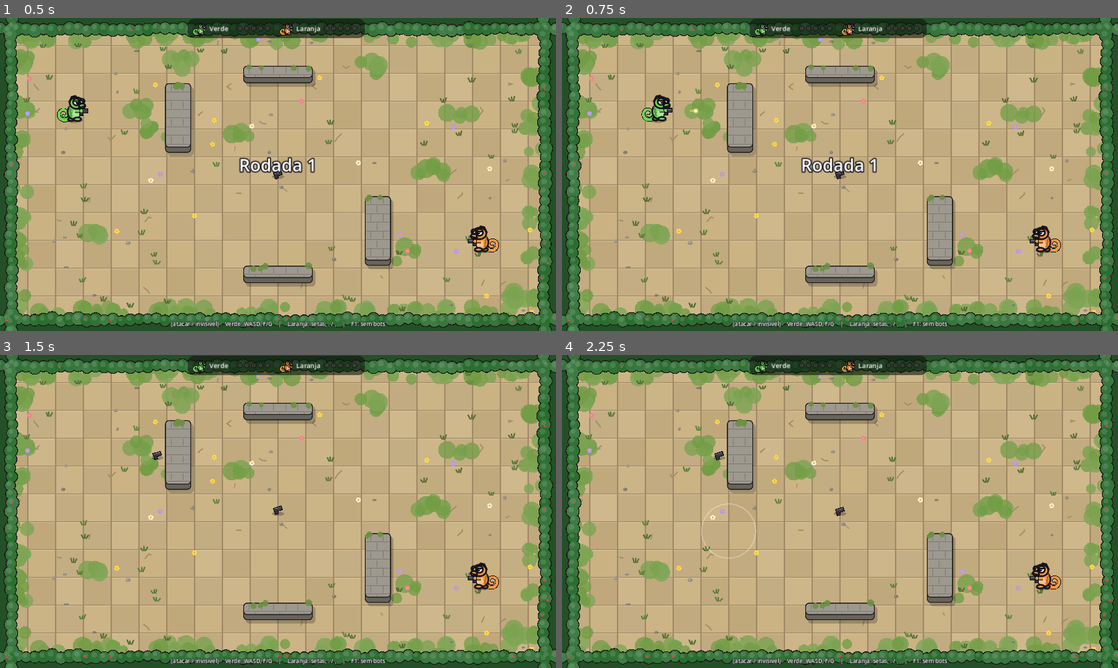
Above: before the commit, frames 1-4 (two rows, left to right).
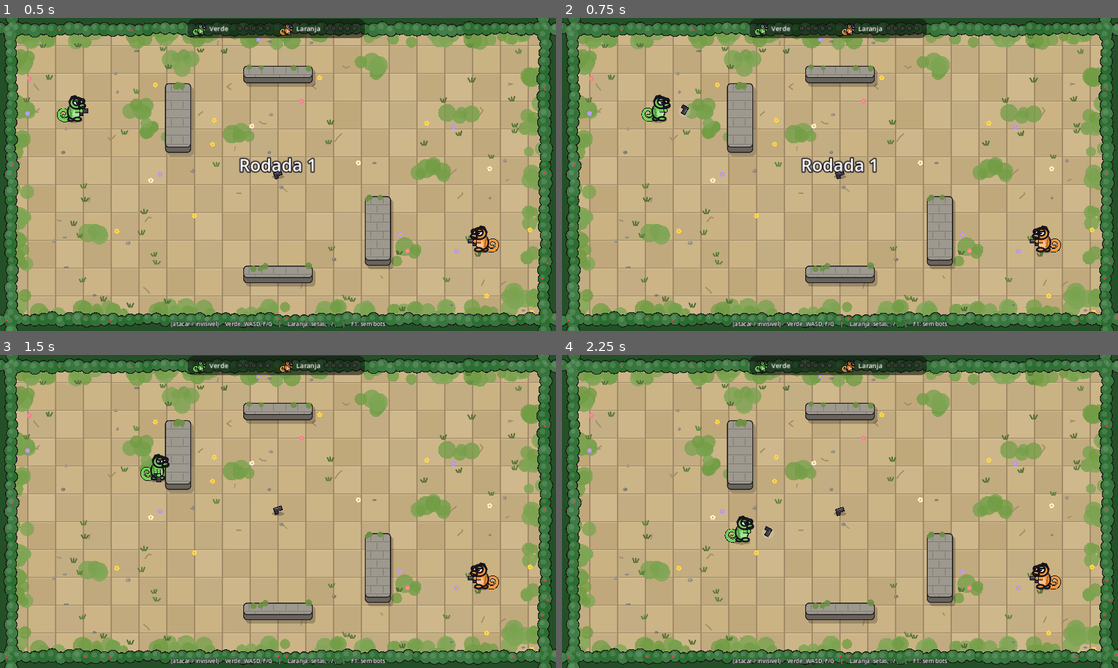
Above: after the commit, the same moments.

Repository: LucasLPiquet/BedLion
Game: Godot game, scene res://scenes/main.tscn
Two runs of this game, one before a commit and one after it. Both use one fixed random seed, a clock stepped at 60 frames per second and the inputs below.
Inputs (mouse positions are in pixels of both pictures, inside the frame that each line leads up to):
- Up to frame 1 (0.5 s): no input
- Up to frame 2 (0.75 s): tap Enter at 0.5 s; move the mouse to (962, 158) at 0.52 s; hold D from 0.53 s (still down); tap F at 0.6 s; click (962, 158) at 0.67 s
- Up to frame 3 (1.5 s): move the mouse to (166, 527) at 1.27 s; release D at 1.28 s; hold S from 1.28 s (still down); tap G at 1.35 s
- Up to frame 4 (2.25 s): move the mouse to (895, 442) at 2.02 s; release S at 2.03 s; hold D from 2.03 s (still down); tap F at 2.1 s

Frame 1 is identical in both runs. In frame 2, less than 0.1% of the frame differs, in the area x 18-25%, y 27-32%; in frame 3, 0.3%; in frame 4, 0.5%, in the area x 25-38%, y 30-66%.

Commit message:
Pistola vira bumerangue, invisibilidade segurando o botão e golpe curto que revela
- Pistola é jogada e volta; no ar você fica desarmado, se bater na parede cai no chão.
- Espingarda com balas mais lentas, mais espera entre tiros e 4 tiros.
- Invisível só depois de segurar o botão 1 s (anel de carga, soltar cancela).
- Sem arma ou invisível, atacar dá um golpe curto na frente que faz aparecer.

Co-Authored-By: Claude Opus 5.5 <noreply@anthropic.com>
Claude-Session: https://claude.ai/code/session_01WVF9NzpxFNFHGxHBDL2mSM

Diff:
--- /dev/null
+++ b/scripts/arma_lancada.gd
@@ -0,0 +1,90 @@
+extends Area2D
+## Arma jogada como bumerangue (armas com modo "arremesso" em armas.gd).
+## Vai girando até o alcance e volta para quem jogou. Mata quem acertar no
+## caminho. Se bater numa parede, ou se o dono não puder pegar de volta
+## (invisível, morto ou já com outra arma), cai no chão para qualquer um pegar.
+
+const ArmaNoChao := preload("res://scripts/arma_no_chao.gd")
+const Armas := preload("res://scripts/armas.gd")
+
+const RAIO := 10.0
+## Distância do dono em que ele pega a arma de volta.
+const DISTANCIA_PEGAR := 26.0
+const GIRO := 18.0 # voltas por segundo, em radianos
+
+var tipo := "pistola"
+var municao := -1
+var dono: Node
+var direcao := Vector2.RIGHT
+var _velocidade := 480.0
+var _alcance := 320.0
+var _percorrido := 0.0
+var _voltando := false
+var _caiu := false
+var _angulo := 0.0
+
+
+func _ready() -> void:
+	collision_layer = 0
+	collision_mask = 1 | 2 # paredes e camaleões
+	var forma := CollisionShape2D.new()
+	var circulo := CircleShape2D.new()
+	circulo.radius = RAIO
+	forma.shape = circulo
+	add_child(forma)
+	body_entered.connect(_ao_atingir)
+	z_index = 1
+	_velocidade = Armas.TIPOS[tipo]["velocidade"]
+	_alcance = Armas.TIPOS[tipo]["alcance"]
+
+
+func _physics_process(delta: float) -> void:
+	if _caiu:
+		return
+	_angulo += GIRO * delta
+	if _voltando:
+		if not _dono_pode_pegar():
+			_cair()
+			return
+		if position.distance_to(dono.position) <= DISTANCIA_PEGAR:
+			dono.receber_arma_de_volta(tipo, municao)
+			queue_free()
+			return
+		direcao = position.direction_to(dono.position)
+	else:
+		_percorrido += _velocidade * delta
+		if _percorrido >= _alcance:
+			_voltando = true
+	position += direcao * _velocidade * delta
+	queue_redraw()
+
+
+func _dono_pode_pegar() -> bool:
+	return is_instance_valid(dono) and dono.vivo and not dono.invisivel and dono.arma == ""
+
+
+func _ao_atingir(corpo: Node) -> void:
+	if _caiu or corpo == dono:
+		return
+	if corpo.has_method("morrer"):
+		corpo.morrer() # continua voando, como um bumerangue
+	else:
+		# Parede: recua um pouco para não cair dentro dela.
+		position -= direcao * 16.0
+		_cair()
+
+
+func _cair() -> void:
+	_caiu = true
+	var no_chao := ArmaNoChao.new()
+	no_chao.tipo = tipo
+	no_chao.municao = municao
+	no_chao.position = position
+	# Adiar: não dá para criar áreas de colisão no meio de um aviso de colisão.
+	get_parent().add_child.call_deferred(no_chao)
+	queue_free()
+
+
+func _draw() -> void:
+	draw_circle(Vector2.ZERO, RAIO + 4.0, Color(1.0, 1.0, 1.0, 0.15))
+	Armas.desenhar(self, tipo, Transform2D(_angulo, Vector2(1.2, 1.2), 0.0, Vector2.ZERO).translated_local(Vector2(-6, 0)))
--- a/scripts/armas.gd
+++ b/scripts/armas.gd
@@ -1,17 +1,28 @@
 extends RefCounted
 ## Tipos de arma. Para criar ou ajustar uma arma, basta mexer neste dicionário.
 ## nivel: arma de nível maior substitui a de nível menor ao passar por cima.
+## modo: "arremesso" = a arma é jogada como um bumerangue (veja abaixo);
+##       "tiro" = atira balas e gasta munição.
+## velocidade: pixels por segundo da arma jogada ou das balas.
+## alcance: até onde a arma jogada vai antes de voltar, ou até onde vai cada bala.
+## recarga: segundos entre um tiro e outro (só no modo "tiro").
 ## municao: -1 é infinita; quando acaba, o camaleão fica desarmado.
-## alcance: distância máxima de cada bala (INF = até bater em algo).
+##
+## Arremesso (estilo Boomerang Fu): a arma sai da mão, gira até o alcance e
+## volta para quem jogou. Enquanto ela está no ar você está desarmado (o ataque
+## vira golpe de perto). Se ela bater numa parede, cai no chão ali e qualquer um
+## pode pegar. Ela mata quem acertar na ida e na volta.
 
 const TIPOS := {
 	"pistola": {
-		"nivel": 1, "recarga": 0.35, "balas": 1, "espalhamento": 0.0,
-		"alcance": INF, "municao": -1, "cor": Color(0.25, 0.25, 0.28),
+		"nivel": 1, "modo": "arremesso", "velocidade": 480.0, "alcance": 320.0,
+		"recarga": 0.0, "balas": 1, "espalhamento": 0.0,
+		"municao": -1, "cor": Color(0.25, 0.25, 0.28),
 	},
 	"espingarda": {
-		"nivel": 2, "recarga": 0.6, "balas": 5, "espalhamento": 0.5,
-		"alcance": 380.0, "municao": 6, "cor": Color(0.85, 0.2, 0.25),
+		"nivel": 2, "modo": "tiro", "velocidade": 480.0, "alcance": 320.0,
+		"recarga": 0.9, "balas": 5, "espalhamento": 0.5,
+		"municao": 4, "cor": Color(0.85, 0.2, 0.25),
 	},
 }
 
--- a/scripts/bala.gd
+++ b/scripts/bala.gd
@@ -1,10 +1,10 @@
 extends Area2D
 ## Projétil das armas. Some ao bater em parede e mata o camaleão que acertar.
 
-const VELOCIDADE := 700.0
 const RAIO := 4.0
 
 var direcao := Vector2.RIGHT
+var velocidade := 480.0
 var dono: Node
 var alcance := INF
 var _percorrido := 0.0
@@ -23,8 +23,8 @@
 
 
 func _physics_process(delta: float) -> void:
-	position += direcao * VELOCIDADE * delta
-	_percorrido += VELOCIDADE * delta
+	position += direcao * velocidade * delta
+	_percorrido += velocidade * delta
 	if _percorrido >= alcance:
 		queue_free()
 
--- a/scripts/camaleao.gd
+++ b/scripts/camaleao.gd
@@ -1,12 +1,15 @@
 extends CharacterBody2D
 ## Um camaleão controlado por um jogador (teclado ou controle) ou por um bot.
-## Visível: anda e atira com a arma (se tiver uma).
-## Invisível: some para todos (inclusive para o próprio jogador), solta a arma
-## no chão e o ataque vira um golpe que mata quem estiver perto.
+## Com arma: o ataque joga a arma (bumerangue) ou atira, conforme armas.gd.
+## Sem arma (ou invisível): o ataque é um golpe curto de perto, na frente dele.
+## Invisível: segura o botão por TEMPO_PARA_SUMIR segundos para sumir para todos
+## (inclusive para o próprio jogador) e solta a arma no chão. Golpear faz ele
+## aparecer de novo, então não dá para ficar batendo escondido.
 
 signal morreu(camaleao)
 
 const Bala := preload("res://scripts/bala.gd")
+const ArmaLancada := preload("res://scripts/arma_lancada.gd")
 const ArmaNoChao := preload("res://scripts/arma_no_chao.gd")
 const Armas := preload("res://scripts/armas.gd")
 const EfeitoGolpe := preload("res://scripts/efeito_golpe.gd")
@@ -16,9 +19,15 @@
 const VELOCIDADE := 260.0
 const RAIO := 18.0
 ## Distância máxima entre os centros dos dois camaleões para o golpe matar.
-## Cada camaleão tem raio 18, então 75 deixa uns 40 px de folga entre eles.
-const ALCANCE_GOLPE := 75.0
-const RECARGA_GOLPE := 0.4
+## Cada camaleão tem raio 18, então 70 deixa uns 35 px de folga entre eles.
+const ALCANCE_GOLPE := 70.0
+## Abertura do golpe para cada lado da direção em que ele olha (1.3 rad = uns 75°).
+## Quem estiver colado (menos de 2 raios) é acertado de qualquer lado.
+const ANGULO_GOLPE := 1.3
+const RECARGA_GOLPE := 0.5
+## Quanto tempo segurar o botão de invisível para sumir (soltar antes cancela).
+const TEMPO_PARA_SUMIR := 1.0
+## Depois de aparecer, quanto esperar para poder começar a sumir de novo.
 const RECARGA_INVISIBILIDADE := 0.5
 
 var controle := "teclado1" # prefixo das ações em controles.gd
@@ -35,6 +44,7 @@
 var _recarga_tiro := 0.0
 var _recarga_golpe := 0.0
 var _recarga_invisibilidade := 0.0
+var _carga_invisivel := 0.0 # segundos segurando o botão para sumir
 var _olhando_direita := true
 var _passo := 0.0 # animação de andar
 
@@ -66,7 +76,8 @@
 
 	var entrada := Vector2.ZERO
 	var quer_atacar := false
-	var quer_invisivel := false
+	var apertou_invisivel := false
+	var segurando_invisivel := false
 	if bot != "":
 		_pensar_bot(delta)
 		entrada = _bot_mover
@@ -77,7 +88,8 @@
 			controle + "_esquerda", controle + "_direita", controle + "_cima", controle + "_baixo"
 		)
 		quer_atacar = Input.is_action_just_pressed(controle + "_atacar")
-		quer_invisivel = Input.is_action_just_pressed(controle + "_invisivel")
+		apertou_invisivel = Input.is_action_just_pressed(controle + "_invisivel")
+		segurando_invisivel = Input.is_action_pressed(controle + "_invisivel")
 
 	if entrada != Vector2.ZERO:
 		direcao = entrada.normalized()
@@ -89,29 +101,68 @@
 	move_and_slide()
 	_passo = _passo + delta * 14.0 if entrada != Vector2.ZERO else 0.0
 
-	if quer_invisivel:
-		_alternar_invisibilidade()
+	_controlar_invisibilidade(delta, apertou_invisivel, segurando_invisivel)
 	if quer_atacar:
 		_atacar()
 	queue_redraw()
 
 
-func _alternar_invisibilidade() -> void:
-	if _recarga_invisibilidade > 0.0:
-		return
-	_recarga_invisibilidade = RECARGA_INVISIBILIDADE
-	invisivel = not invisivel
-	visible = not invisivel
-	if invisivel and arma != "":
+## Invisível: um toque no botão faz aparecer na hora.
+## Visível: precisa segurar o botão; a carga só começa com um aperto novo,
+## então segurar depois de aparecer não faz sumir de novo sozinho.
+func _controlar_invisibilidade(delta: float, apertou: bool, segurando: bool) -> void:
+	if invisivel:
+		if apertou:
+			_aparecer()
+		return
+	var carregando := segurando and _recarga_invisibilidade <= 0.0 and (apertou or _carga_invisivel > 0.0)
+	_carga_invisivel = _carga_invisivel + delta if carregando else 0.0
+	if _carga_invisivel >= TEMPO_PARA_SUMIR:
+		_sumir()
+	# Vai ficando transparente enquanto carrega: os outros veem que ele vai sumir.
+	modulate.a = lerpf(1.0, 0.45, _carga_invisivel / TEMPO_PARA_SUMIR)
+
+
+func _sumir() -> void:
+	_carga_invisivel = 0.0
+	invisivel = true
+	visible = false
+	if arma != "":
 		_largar_arma(arma, municao)
 		arma = ""
 
 
+func _aparecer() -> void:
+	invisivel = false
+	visible = true
+	modulate.a = 1.0
+	_recarga_invisibilidade = RECARGA_INVISIBILIDADE
+
+
 func _atacar() -> void:
-	if invisivel:
+	if invisivel or arma == "":
 		_golpear()
-	elif arma != "":
+	elif Armas.TIPOS[arma]["modo"] == "arremesso":
+		_arremessar()
+	else:
 		_atirar()
+
+
+func _arremessar() -> void:
+	var lancada := ArmaLancada.new()
+	lancada.tipo = arma
+	lancada.municao = municao
+	lancada.dono = self
+	lancada.direcao = direcao
+	lancada.position = position + Desenho.ponta_da_arma(direcao, _olhando_direita)
+	mundo.add_child(lancada)
+	arma = ""
+
+
+## Chamado pela arma jogada quando ela volta para a mão.
+func receber_arma_de_volta(tipo: String, restante: int) -> void:
+	arma = tipo
+	municao = restante
 
 
 func _atirar() -> void:
@@ -130,6 +181,7 @@
 		bala.dono = self
 		bala.direcao = direcao.rotated(angulo)
 		bala.alcance = dados["alcance"]
+		bala.velocidade = dados["velocidade"]
 		bala.position = position + Desenho.ponta_da_arma(direcao, _olhando_direita)
 		mundo.add_child(bala)
 	if municao > 0:
@@ -142,15 +194,24 @@
 	if _recarga_golpe > 0.0:
 		return
 	_recarga_golpe = RECARGA_GOLPE
+	# Bater tira da invisibilidade: ele aparece para dar o golpe.
+	if invisivel:
+		_aparecer()
 	var acertou := false
 	for outro in get_tree().get_nodes_in_group("camaleoes"):
-		if outro != self and outro.vivo and position.distance_to(outro.position) <= ALCANCE_GOLPE:
+		if outro == self or not outro.vivo:
+			continue
+		var para_outro: Vector2 = outro.position - position
+		var distancia := para_outro.length()
+		var na_frente := absf(direcao.angle_to(para_outro)) <= ANGULO_GOLPE
+		if distancia <= RAIO * 2.0 or (distancia <= ALCANCE_GOLPE and na_frente):
 			outro.morrer()
 			acertou = true
-	# O anel aparece para todos: golpear entrega por um instante onde você está.
 	var efeito := EfeitoGolpe.new()
 	efeito.position = position
+	efeito.direcao = direcao
 	efeito.alcance = ALCANCE_GOLPE
+	efeito.abertura = ANGULO_GOLPE
 	efeito.acertou = acertou
 	mundo.add_child(efeito)
 
@@ -247,3 +308,8 @@
 func _draw() -> void:
 	var escala := Vector2.ONE * Desenho.ESCALA_JOGO
 	Desenho.desenhar(self, Transform2D(0.0, escala, 0.0, Vector2.ZERO), cor, direcao, _olhando_direita, arma, _passo)
+	if _carga_invisivel > 0.0:
+		# Anel que vai se completando enquanto o botão de invisível é segurado.
+		var t := _carga_invisivel / TEMPO_PARA_SUMIR
+		draw_arc(Vector2.ZERO, 34.0, 0.0, TAU, 32, Color(0, 0, 0, 0.3), 5.0, true)
+		draw_arc(Vector2.ZERO, 34.0, -PI / 2.0, -PI / 2.0 + TAU * t, 32, Color.WHITE, 3.0, true)
--- a/scripts/efeito_golpe.gd
+++ b/scripts/efeito_golpe.gd
@@ -1,12 +1,18 @@
 extends Node2D
-## Anel rápido do golpe corpo a corpo, do tamanho do alcance. Fica no mundo
-## (não no camaleão), então aparece mesmo quando quem golpeou está invisível.
+## Risco rápido do golpe corpo a corpo: um arco na frente do camaleão, do
+## tamanho do alcance e da abertura do golpe. Vermelho quando acerta alguém.
 
-const DURACAO := 0.2
+const DURACAO := 0.15
 
-var alcance := 75.0
+var direcao := Vector2.RIGHT
+var alcance := 70.0
+var abertura := 1.3 # radianos para cada lado da direção
 var acertou := false
 var _tempo := 0.0
+
+
+func _ready() -> void:
+	z_index = 1
 
 
 func _process(delta: float) -> void:
@@ -20,5 +26,10 @@
 func _draw() -> void:
 	var t := _tempo / DURACAO
 	var cor := Color(1.0, 0.3, 0.3) if acertou else Color(1.0, 1.0, 1.0)
-	cor.a = 0.8 * (1.0 - t)
-	draw_arc(Vector2.ZERO, alcance * lerpf(0.5, 1.0, t), 0.0, TAU, 32, cor, 3.0)
+	cor.a = 0.9 * (1.0 - t)
+	var centro := direcao.angle()
+	# O risco "varre" de um lado para o outro enquanto some.
+	var inicio := centro - abertura
+	var fim := lerpf(centro - abertura * 0.3, centro + abertura, minf(t * 2.0, 1.0))
+	draw_arc(Vector2.ZERO, alcance * 0.8, inicio, fim, 16, cor, 6.0, true)
+	draw_arc(Vector2.ZERO, alcance * 0.55, inicio, fim, 16, Color(cor, cor.a * 0.5), 3.0, true)
Not shown, changed: README.md
